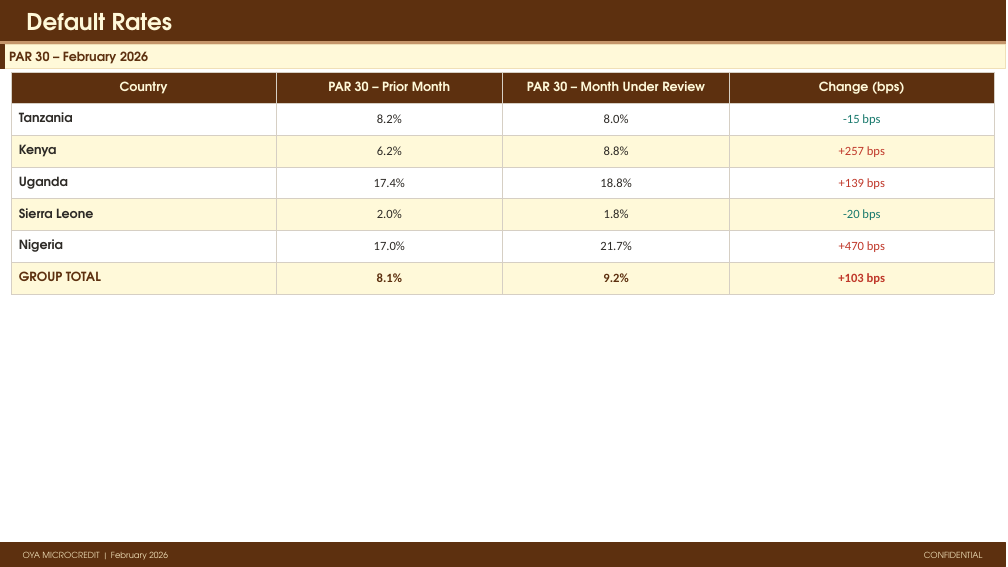
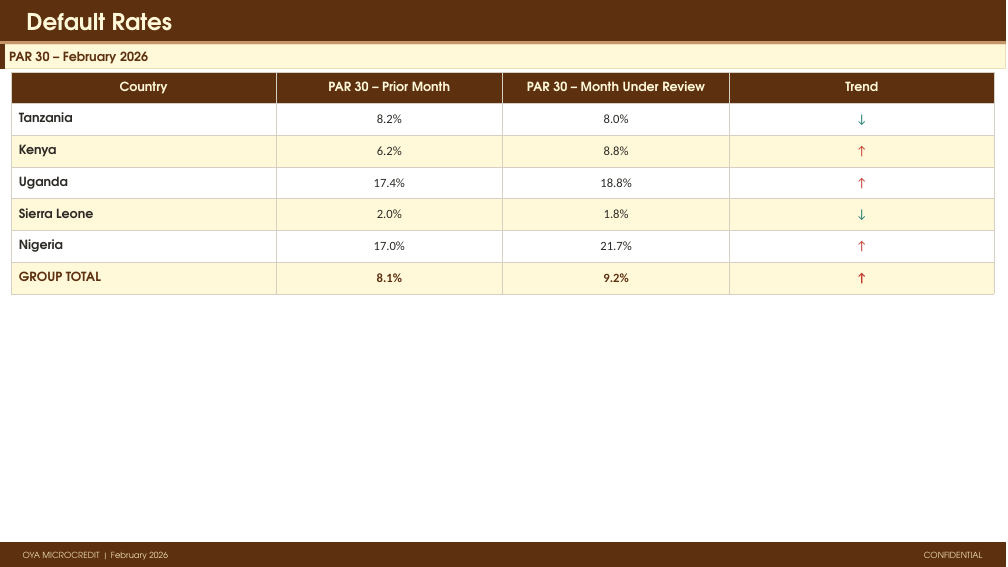
Before and after one commit to ikyei/oya-monthly, a slide deck: slide 8 of reports/2026-02.pptx. Drawn at 1008x567 pixels with LibreOffice and Linux fonts; fonts in the diff are those of the drawing. Boxes give left, top, right and bottom in pixels: in the first picture for what was removed or moved away, otherwise in the second. Text is boxed around its words. In the diff, an @@ line names an element or a change of style, - is before the commit and + after.

```diff
--- a/reports/2026-02.pptx
+++ b/reports/2026-02.pptx
@@ table at box(11, 72, 994, 286) @@
-row 1, column 4: Change (bps)
+row 1, column 4: Trend
-row 2, column 4: -15 bps
+row 2, column 4: ↓
-row 3, column 4: +257 bps
+row 3, column 4: ↑
-row 4, column 4: +139 bps
+row 4, column 4: ↑
-row 5, column 4: -20 bps
+row 5, column 4: ↓
-row 6, column 4: +470 bps
+row 6, column 4: ↑
-row 7, column 4: +103 bps
+row 7, column 4: ↑
```
Also in this commit, not shown: 4 other slides changed, 1 other file.
